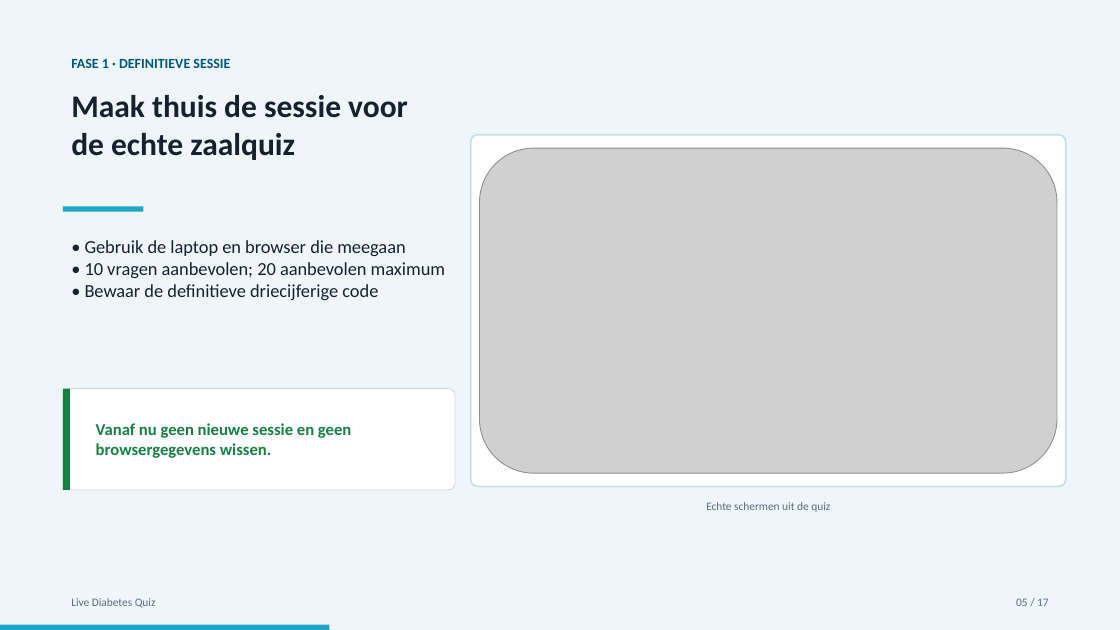
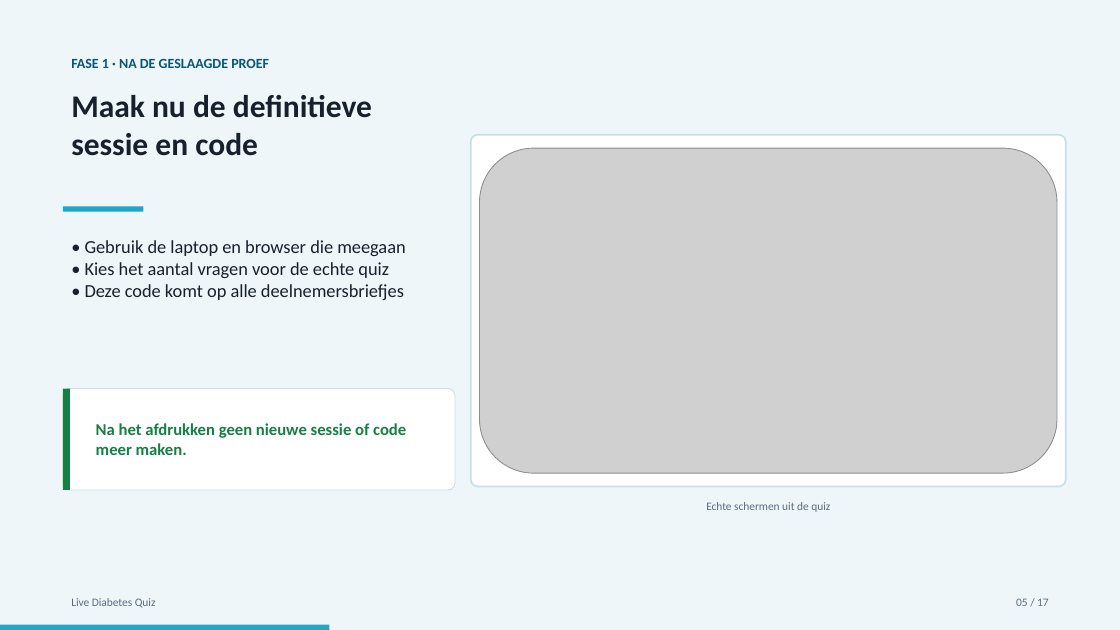
Before and after one commit to Fredje4711/live-diabetes-quiz, a slide deck: slide 5 of video-handleiding/Live-Diabetes-Quiz-storyboard.pptx. Drawn at 1120x630 pixels with LibreOffice and Linux fonts; fonts in the diff are those of the drawing; grey boxes stand for pictures. Boxes give left, top, right and bottom in pixels: in the first picture for what was removed or moved away, otherwise in the second. Text is boxed around its words. In the diff, an @@ line names an element or a change of style, - is before the commit and + after.

Commit message:
Verduidelijk proefquiz en technische zaalcontrole

```diff
--- a/video-handleiding/Live-Diabetes-Quiz-storyboard.pptx
+++ b/video-handleiding/Live-Diabetes-Quiz-storyboard.pptx
@@ text at (71,59,269,68): text changed @@
-FASE 1 · DEFINITIEVE SESSIE
+FASE 1 · NA DE GESLAAGDE PROEF
@@ text at (71,95,372,156): text changed @@
-Maak thuis de sessie voor de echte zaalquiz
+Maak nu de definitieve sessie en code
@@ text at (85,262,404,300): text changed @@
-• 10 vragen aanbevolen; 20 aanbevolen maximum
-• Bewaar de definitieve driecijferige code
+• Kies het aantal vragen voor de echte quiz
+• Deze code komt op alle deelnemersbriefjes
@@ text at (96,423,406,455): text changed @@
-Vanaf nu geen nieuwe sessie en geen browsergegevens wissen.
+Na het afdrukken geen nieuwe sessie of code meer maken.
```
Also in this commit, not shown: 2 other slides changed, 2 other files.
